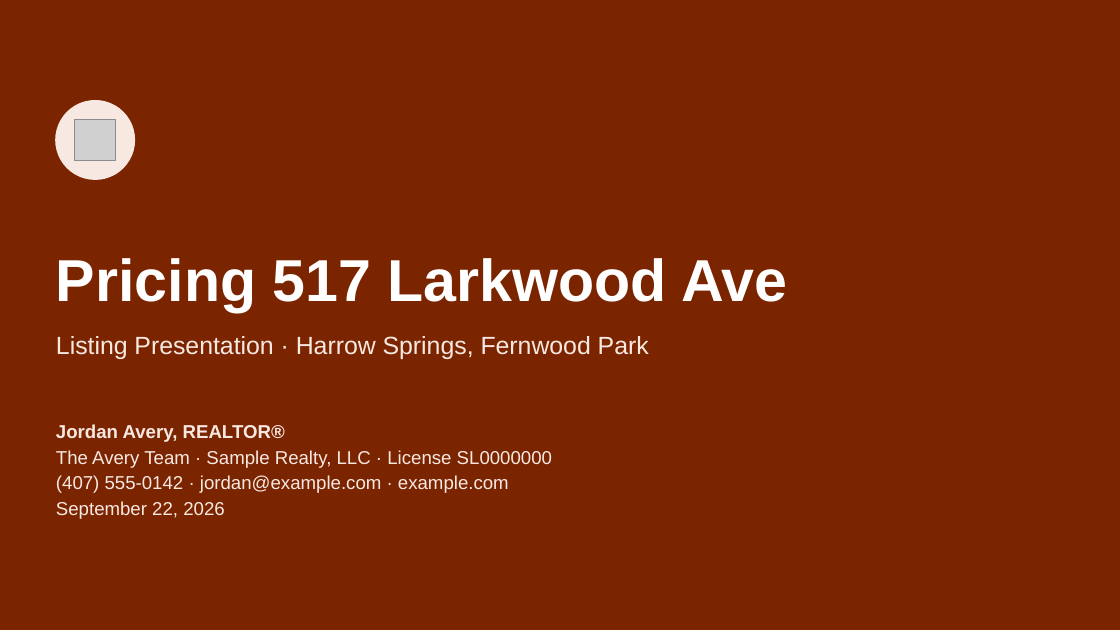
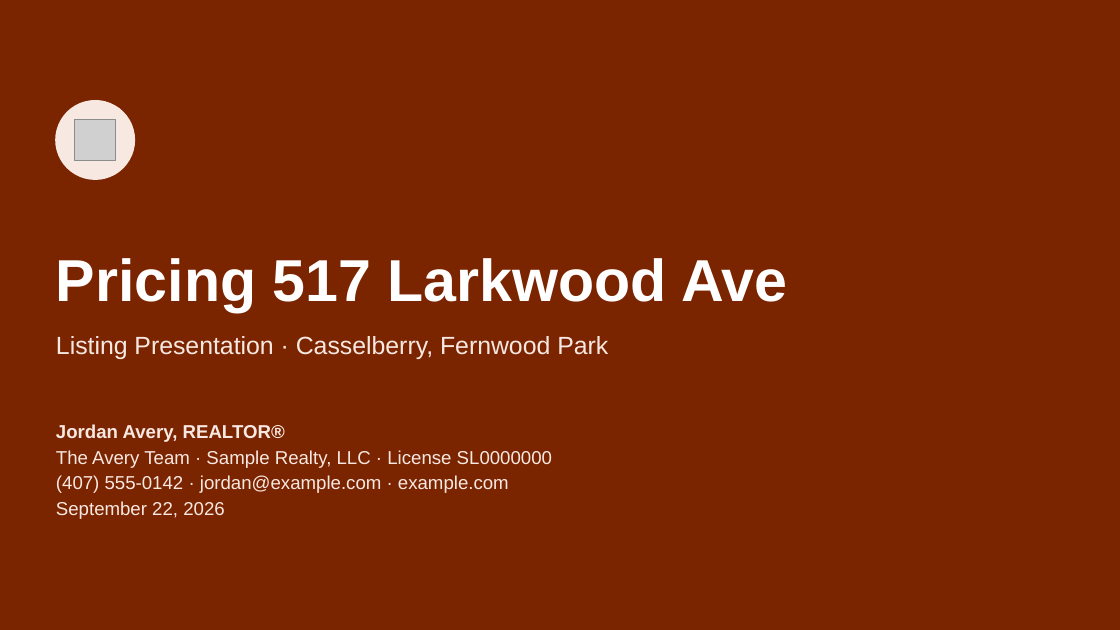
Before and after one commit to axelrivera/real-estate-skills, a slide deck: slide 1 of samples/seller-cma/517-Larkwood-Ave-Listing-Presentation.pptx. Drawn at 1120x630 pixels with LibreOffice and Linux fonts; fonts in the diff are those of the drawing; grey boxes stand for pictures. Boxes give left, top, right and bottom in pixels: in the first picture for what was removed or moved away, otherwise in the second. Text is boxed around its words. In the diff, an @@ line names an element or a change of style, - is before the commit and + after.

```diff
--- a/samples/seller-cma/517-Larkwood-Ave-Listing-Presentation.pptx
+++ b/samples/seller-cma/517-Larkwood-Ave-Listing-Presentation.pptx
@@ text at (56,336,608,359): text changed @@
-Listing Presentation · Harrow Springs, Fernwood Park
+Listing Presentation · Casselberry, Fernwood Park
```
Also in this commit, not shown: 1 other slide changed, 18 other files.
